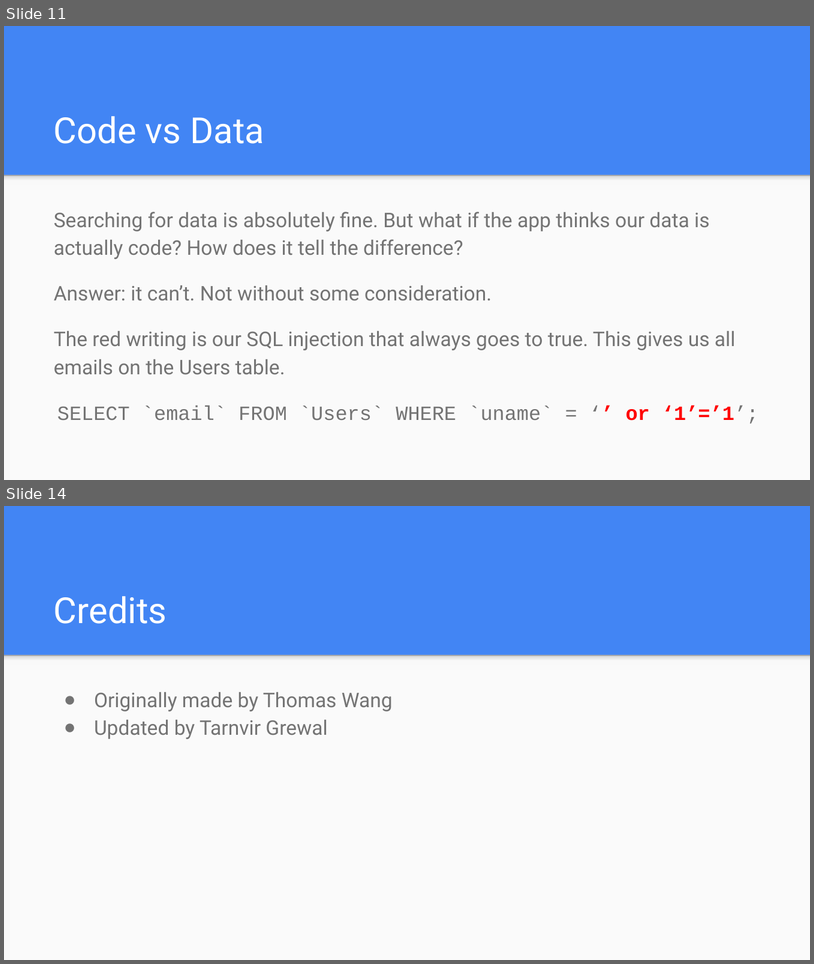
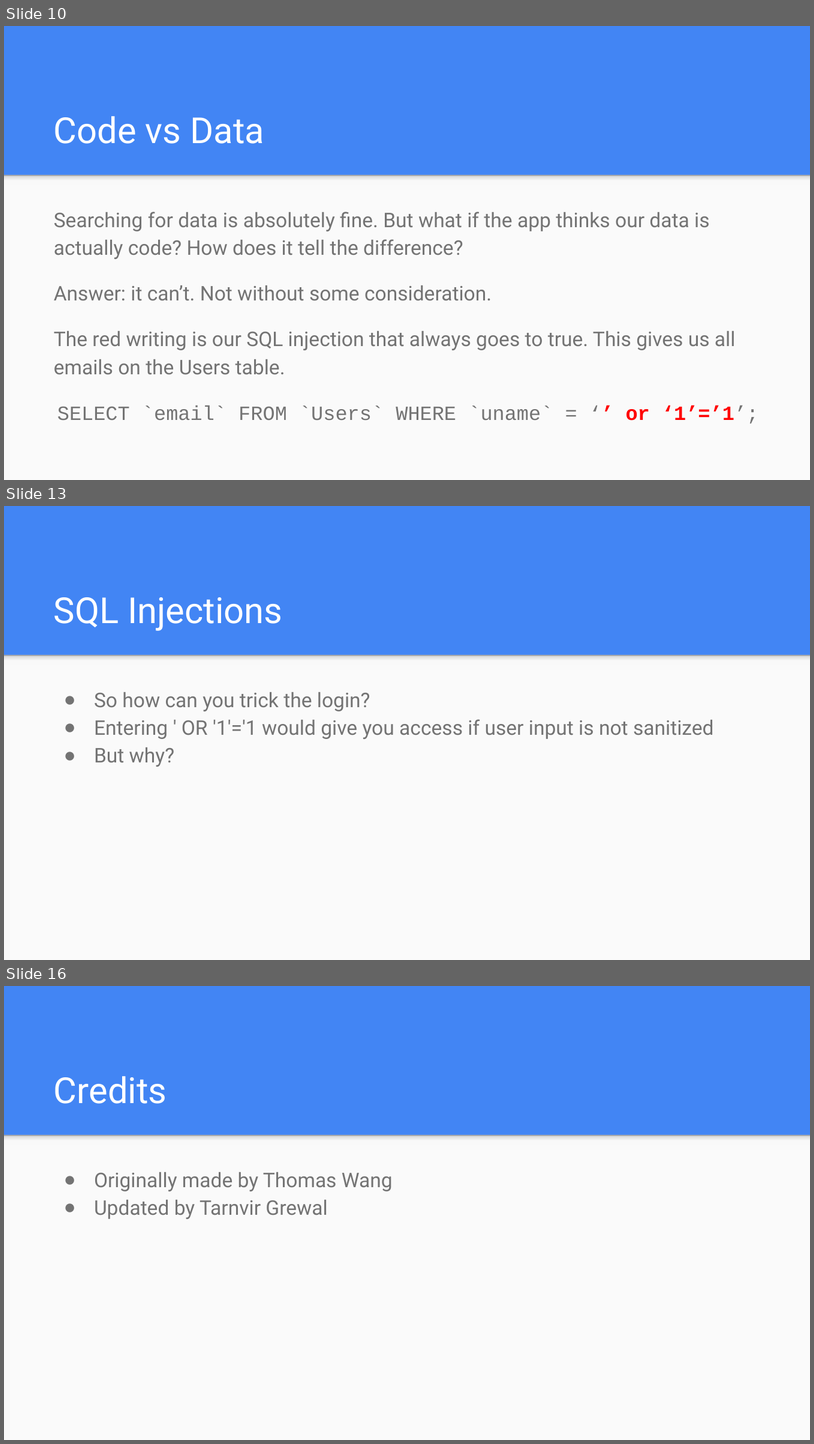
Before and after one commit to umisc/workshops, a slide deck: Workshop_2/Session 2 - SQL Injections.pptx. Shown one above the other, each under a label of ours: slides 11 and 14 before the commit, slides 10, 13 and 16 after it; the slides between them are not shown. The pictures are 814x964 and 814x1444 pixels, drawn with LibreOffice and Linux fonts; fonts in the diff are those of the drawing. Boxes give left, top, right and bottom in pixels: in the first picture for what was removed or moved away, otherwise in the second. Text is boxed around its words. In the diff, an @@ line names an element or a change of style, - is before the commit and + after.

```diff
--- a/Workshop_2/Session 2 - SQL Injections.pptx
+++ b/Workshop_2/Session 2 - SQL Injections.pptx
@@ slide 13 added at <box>4,506,810,960</box>, background #4285F4; not listed: 2 template elements that a slide beside it also shows @@
@@ title added at <box>54,597,282,631</box>, 32 pt, text #FFFFFF @@
+SQL Injections
@@ text added at <box>94,692,714,766</box>, 18 pt, text #737373 @@
+● So how can you trick the login?
+● Entering ' OR '1'='1 would give you access if user input is not sanitized
+● But why?
@@ what was slide 11 is now slide 10 @@
@@ what was slide 14 is now slide 16 @@
```
Also in this commit, not shown: 4 slides changed, 2 other slides added, 1 other file.
